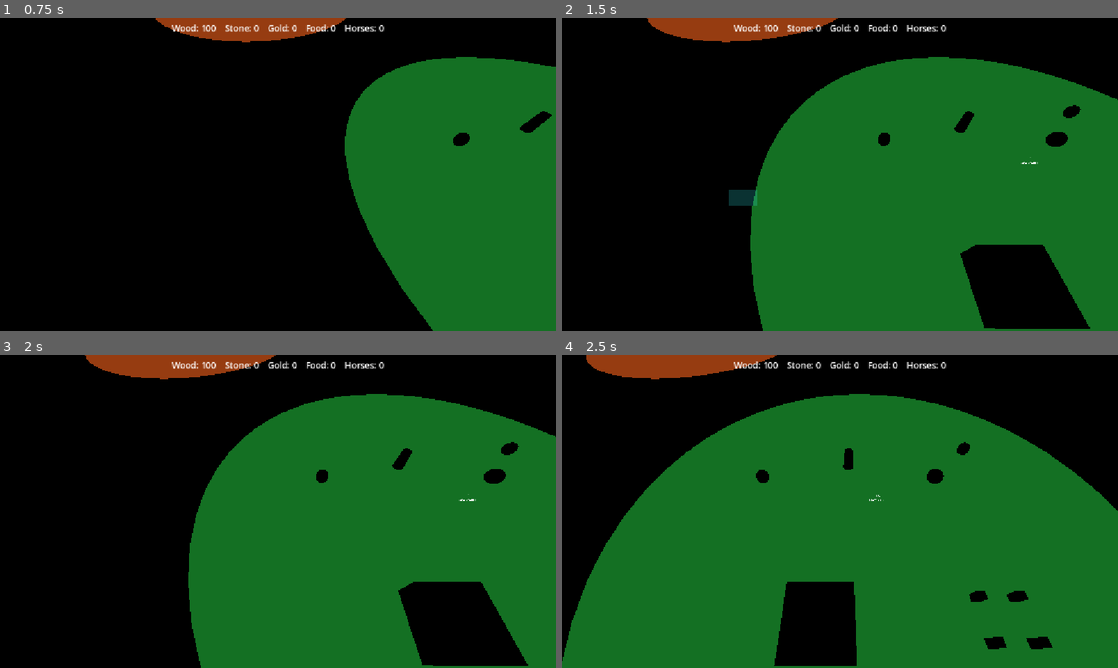
Above: before the commit, frames 1-4 (two rows, left to right).
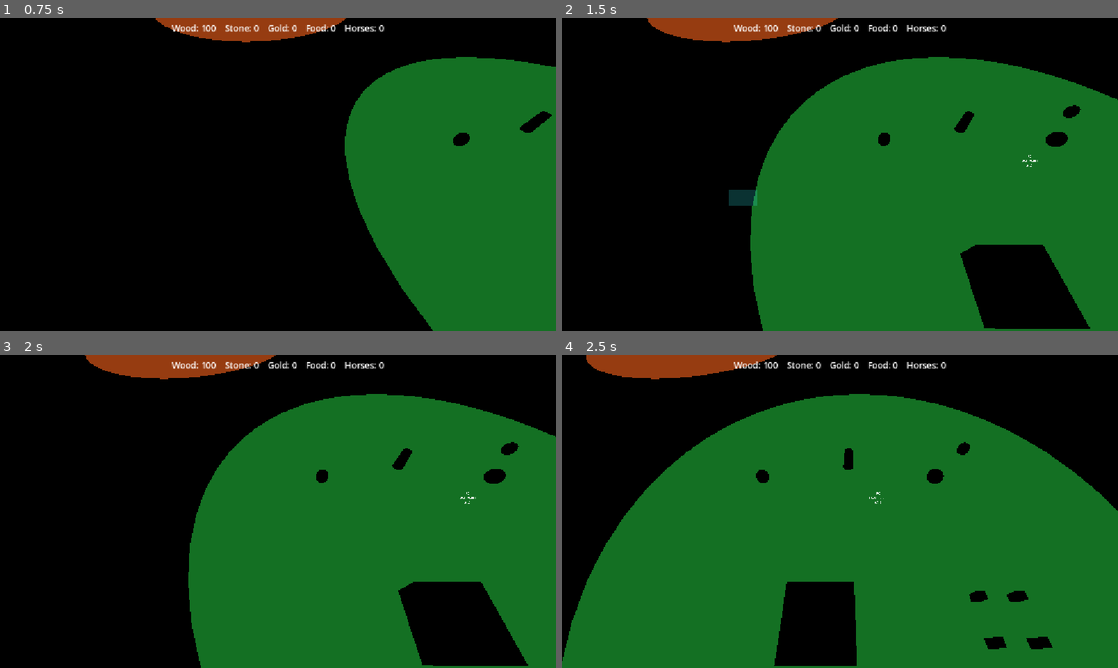
Above: after the commit, the same moments.

Repository: Ferrum-t/RTS-Game
Game: Godot game, scene res://Scenes/World/World.tscn
Same seed, same stepped clock (60 frames per second), same inputs: the game is played once before the commit and once after it.
Inputs (mouse positions are in pixels of both pictures, inside the frame that each line leads up to):
- Up to frame 1 (0.75 s): tap Enter at 0.5 s; move the mouse to (400, 158) at 0.52 s; hold D (move_right) from 0.53 s (still down); tap C at 0.6 s; click (400, 158) at 0.67 s
- Up to frame 2 (1.5 s): release D (move_right) at 1.25 s; drag from (728, 190) to (812, 237) at 1.27 s
- Up to frame 3 (2 s): no input
- Up to frame 4 (2.5 s): move the mouse to (895, 442) at 2.02 s; hold D (move_right) from 2.03 s (still down); tap P at 2.1 s

Frame 1 is identical in both runs. In frame 2, less than 0.1% of the frame differs, in the area x 82-86%, y 43-48%; in frame 3, less than 0.1%; in frame 4, less than 0.1%.

Commit message:
ME-0: R0 climate pressure signal with mult (info only)

Diff:
--- a/Scripts/Systems/EnvironmentZoneService.gd
+++ b/Scripts/Systems/EnvironmentZoneService.gd
@@ -6,6 +6,7 @@
 ## Public API for harvest: get_multiplier_at(world_pos) — signature preserved.
 ## No velocity / drift / bounce / TRANSITION / overlap priority / per-region schedules.
 ## Climate v0.1: C2 horse gate + C3 R0 home signal (see Docs/CLIMATE_V0_1_SCOPE_LOCK.md).
+## ME-0: enriched R0 climate feedback (mult + pressure hint; info only).
 
 enum ClimateState {
 	COLD,
@@ -213,10 +214,17 @@
 	var prev: int = int(_prev_states.get(region_id, st))
 	if prev == st:
 		return
+	var mult: float = float(_MULT.get(st, 1.0))
+	# ME-0: legible pressure hint (info only — no mechanical change).
+	var pressure: String
+	if st == ClimateState.COLD or st == ClimateState.DRY:
+		pressure = "home pressure ↑ — harvest weaker, horses offline in region"
+	else:
+		pressure = "home pressure ↓ — harvest strong, horses available in region"
 	print(
 		"[CLIMATE] ", region_id, " ",
 		_state_name(prev), " → ", _state_name(st),
-		" (home region)"
+		"  mult=", mult, "  (", pressure, ")"
 	)
 
 
@@ -281,7 +289,7 @@
 
 		var lbl := Label3D.new()
 		lbl.name = "RegionLabel_%s" % region.id
-		lbl.text = "%s\n%s" % [region.id, _state_name(st)]
+		lbl.text = "%s\n%s\nx%.1f" % [region.id, _state_name(st), float(_MULT.get(st, 1.0))]
 		lbl.font_size = 48
 		lbl.modulate = Color(1, 1, 1, 0.9)
 		lbl.billboard = BaseMaterial3D.BILLBOARD_ENABLED
@@ -303,7 +311,7 @@
 			# Position stays fixed — no motion.
 			region.mesh_instance.position = Vector3(region.center.x, 0.05, region.center.z)
 		if region.label != null and is_instance_valid(region.label):
-			region.label.text = "%s\n%s" % [region.id, _state_name(st)]
+			region.label.text = "%s\n%s\nx%.1f" % [region.id, _state_name(st), float(_MULT.get(st, 1.0))]
 			region.label.position = Vector3(region.center.x, 2.5, region.center.z)
 
 
